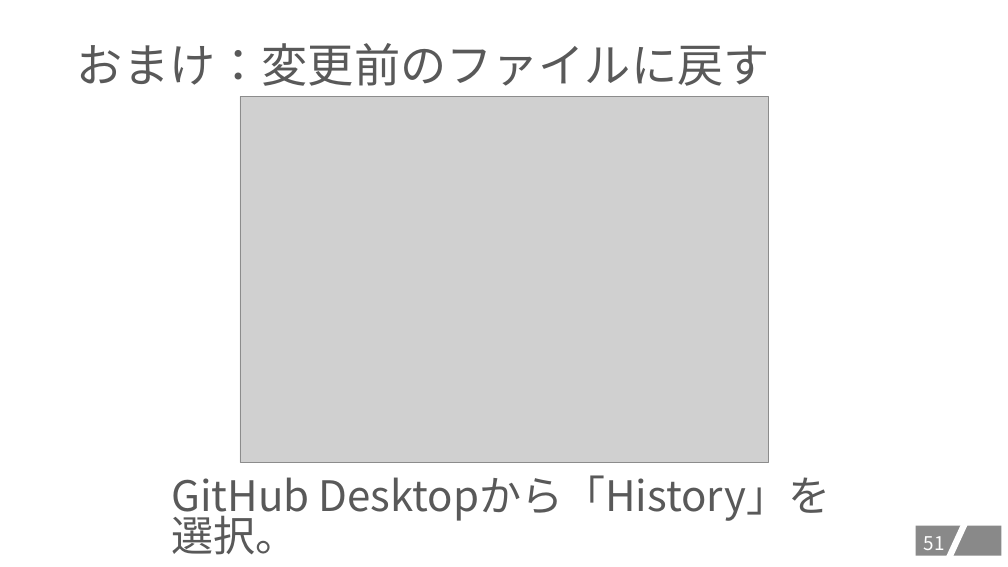
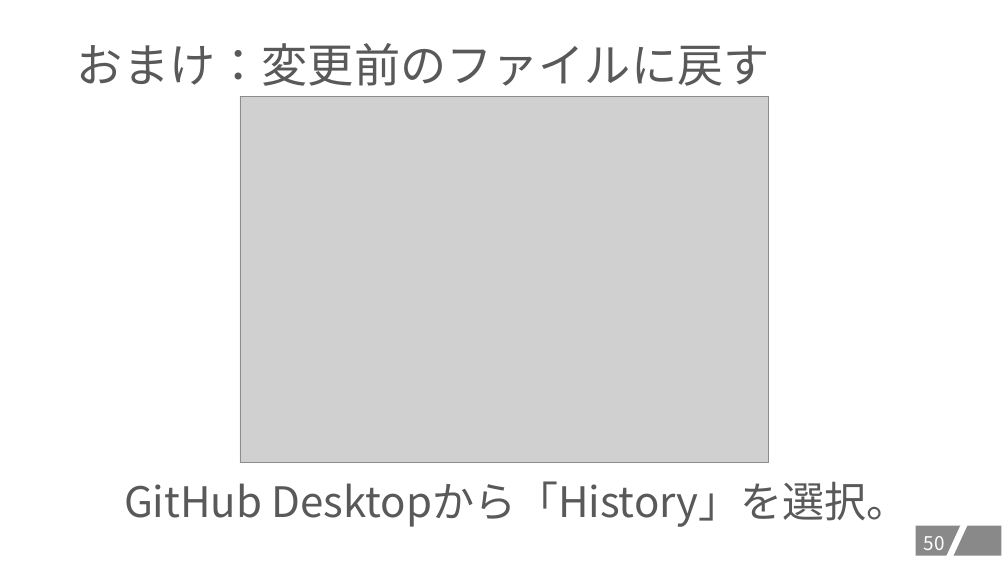
Before and after one commit to kait-takanolab/1821086_matsuo_thesis, a slide deck: slide 51 of GITHUBスタートアップ/GITHUBセットアップの会.pptx (slide 52 before the commit). Drawn at 1008x567 pixels with LibreOffice and Linux fonts; fonts in the diff are those of the drawing; grey boxes stand for pictures. Boxes give left, top, right and bottom in pixels: in the first picture for what was removed or moved away, otherwise in the second. Text is boxed around its words. In the diff, an @@ line names an element or a change of style, - is before the commit and + after.

```diff
--- a/GITHUBスタートアップ/GITHUBセットアップの会.pptx
+++ b/GITHUBスタートアップ/GITHUBセットアップの会.pptx
@@ text "GitHub Desktopから「History」を選択。": place and size @@
-text "GitHub Desktopから「History」を選択。" at [171, 475, 830, 555]
+text "GitHub Desktopから「History」を選択。" at [124, 481, 909, 527]
@@ text "GitHub Desktopから「History」を選択。" at [124, 481, 909, 527]: line spacing 0.8 to 0.9 @@
@@ page number at [924, 536, 945, 556]: text changed @@
-51
+50
```
Also in this commit, not shown: 3 other slides changed, 1 slide added, 2 slides removed.
